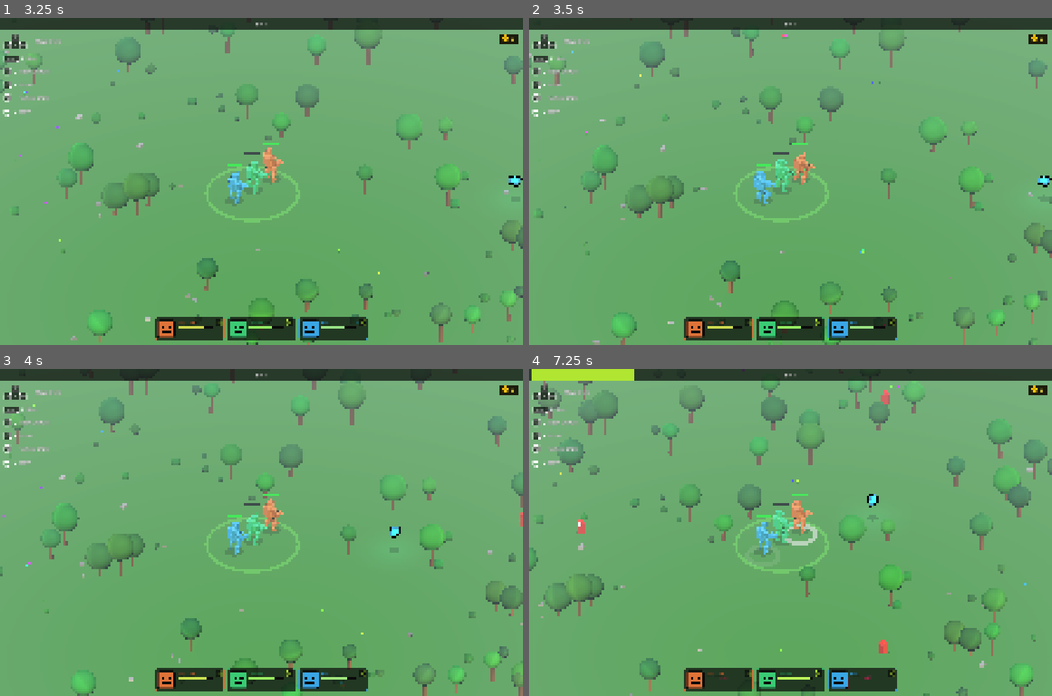
Above: before the commit, frames 1-4 (two rows, left to right).
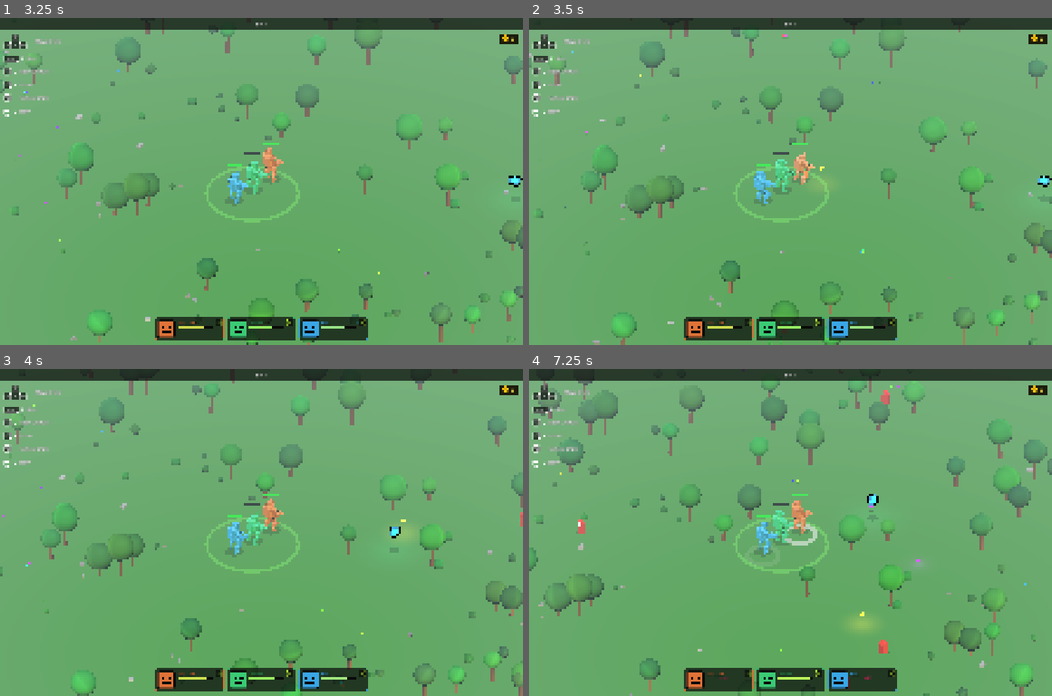
Above: after the commit, the same moments.

Repository: Jojjo1010/MechGame
Game: Godot game, scene res://scenes/game/Game.tscn
The game is run twice, just before and just after one commit, with the same random seed, the same clock (stepped at 60 frames per second) and the same inputs.
Inputs (mouse positions are in pixels of both pictures, inside the frame that each line leads up to):
- Up to frame 1 (3.25 s): tap Enter at 0.5 s; move the mouse to (376, 165) at 0.52 s; hold D 0.53-1.25 s; hold Shift 0.53-1.25 s; click (376, 165) at 0.67 s; drag from (156, 197) to (235, 246) at 1.27 s; move the mouse to (313, 109) at 2.02 s; hold D 2.03-2.75 s; tap E at 2.1 s; drag from (235, 246) to (104, 132) at 2.77 s
- Up to frame 2 (3.5 s): no input
- Up to frame 3 (4 s): move the mouse to (418, 581) at 3.52 s; hold A from 3.53 s (still down); hold Shift from 3.53 s (still down)
- Up to frame 4 (7.25 s): release A at 4.25 s; release Shift at 4.25 s; drag from (633, 483) to (712, 450) at 4.27 s; move the mouse to (816, 532) at 5.02 s; hold S 5.03-5.75 s; tap E at 5.1 s; click (816, 532) at 5.17 s; drag from (712, 450) to (685, 548) at 5.77 s; move the mouse to (905, 516) at 6.52 s; hold W from 6.53 s (still down); hold Shift from 6.53 s (still down)

Frame 1 is identical in both runs. In frame 2, 0.1% of the frame differs, in the area x 51-57%, y 41-52%; in frame 3, less than 0.1%; in frame 4, 0.9%, in the area x 0-76%, y 0-80%.

Commit message:
Drone-as-spotter: VOLLEY alternates targeting between mech and drone

Diff:
--- a/scenes/mechs/weapons/GunWeapon.gd
+++ b/scenes/mechs/weapons/GunWeapon.gd
@@ -23,6 +23,7 @@
 var _aim_mat:          StandardMaterial3D = null
 var _gun_drone_nearby: bool    = false
 var _shot_counter:     int     = 0   # ticks per passive fire; drives Headshot crit timing
+var _spotter_toggle:   bool    = false  # alternates targeting: false = nearest to mech, true = nearest to drone
 
 func _on_setup() -> void:
 	weapon_name = "GUN"
@@ -54,7 +55,16 @@
 func _passive_fire() -> void:
 	if _aiming:
 		return   # pause passive fire while player aims
-	var nearest := _nearest_enemy()
+	# Drone-as-spotter: every other passive shot picks the nearest enemy to the drone
+	# instead of the mech, letting the player redirect half the gun's DPS.
+	_spotter_toggle = not _spotter_toggle
+	var nearest: Node3D = null
+	if _spotter_toggle:
+		var drone := get_tree().get_first_node_in_group("drones") as Node3D
+		if drone != null and is_instance_valid(drone):
+			nearest = _nearest_from(drone.global_position)
+	if nearest == null:
+		nearest = _nearest_enemy()
 	if nearest == null:
 		return
 	var muzzle := _mech.global_position + Vector3(0.0, 2.0, 0.0)
